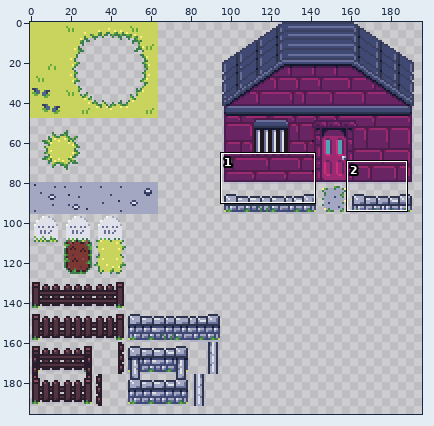
Two versions of one pixel-art file, Assets/Game/Textures/Tilemaps/Environment.aseprite. Above, an overview of the earlier version with the close-up marked.
Close-up. As it was:
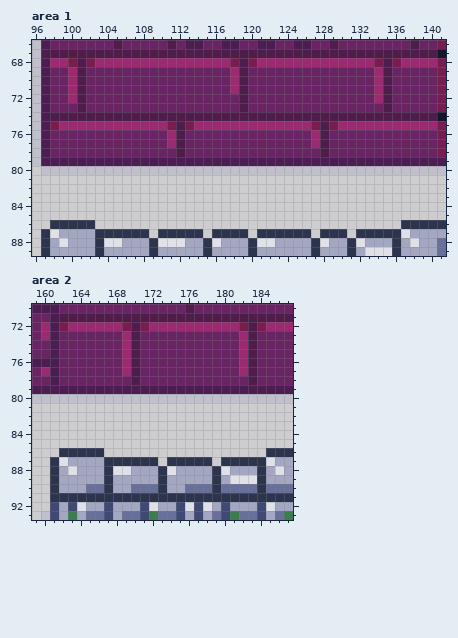
512x512 pixels, 1 frame. Shown: area 1: x 96..141, y 66..89; area 2: x 159..187, y 70..93. The wide view leaves out empty margins.
The result:
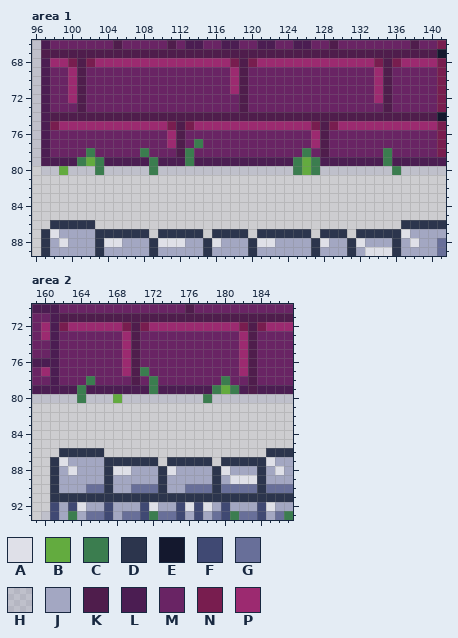
Palette (. is transparent): A #dfe0e8  B #63ab3f  C #3b7d4f  D #2c354d  E #14182e  F #404973  G #686f99  H #a3a7c258  J #a3a7c2  K #4f1d4c  L #4b1d52  M #692464  N #781d4f  P #9c2a70
Diff:
Area 1:
y 77: x 114 M -> C
y 78: x 102 M -> C; x 108 M -> C; x 113 M -> C; x 126 M -> C; x 135 M -> C
y 79: x 101..103 LLL -> CBC; x 109 L -> C; x 113 L -> C; x 125..127 LLL -> CBC; x 135 L -> C
y 80: x 99 H -> B; x 103 H -> C; x 109 H -> C; x 125..127 HHH -> CBC; x 136 H -> C
Area 2:
y 77: x 171 M -> C
y 78: x 165 M -> C; x 172 M -> C; x 180 M -> C
y 79: x 164 L -> C; x 172 L -> C; x 179..181 LLL -> CBC
y 80: x 164 H -> C; x 168 H -> B; x 178 H -> C
Boxes around the changes in both close-ups, in picture pixels (x1, y1, x2, y2):
changed: (140, 139, 203, 175)
changed: (59, 148, 104, 175)
changed: (293, 148, 320, 175)
changed: (383, 148, 401, 175)
changed: (77, 367, 158, 403)
changed: (203, 376, 239, 403)
